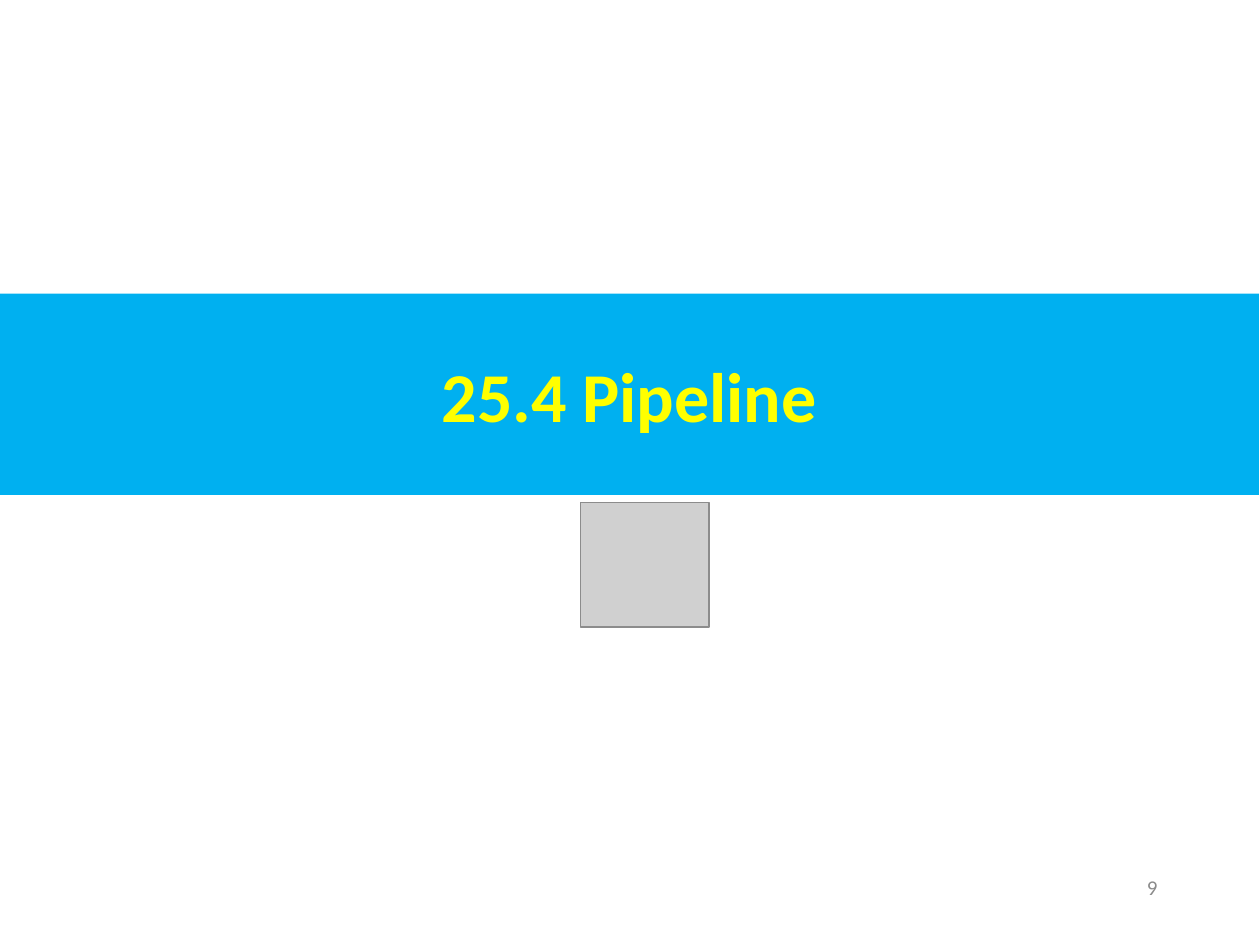
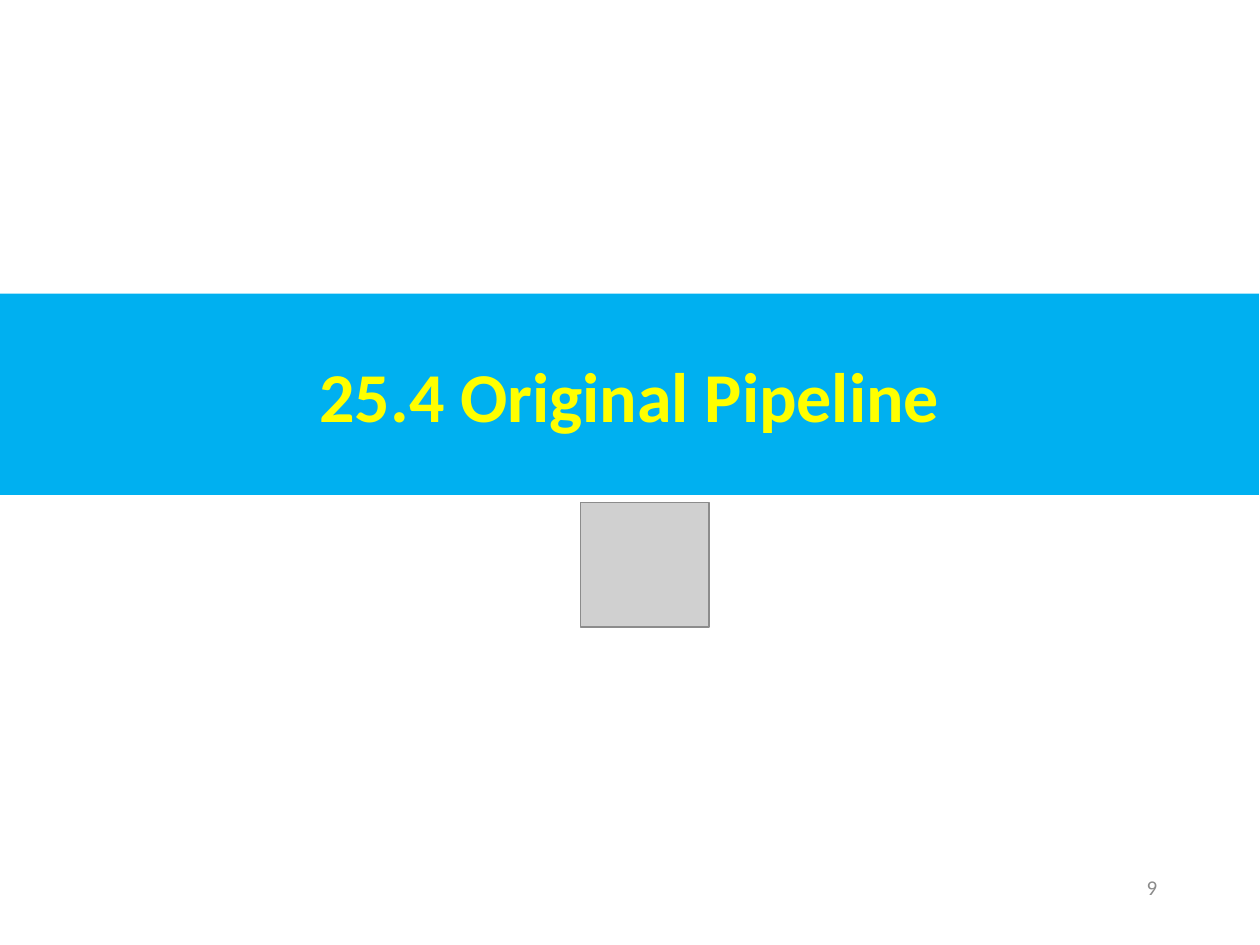
Before and after one commit to peterhchen/AIU_CS800_Chisel, a slide deck: slide 9 of 500_UCSC_HWD/025_Spade_HDL/000_Video/025.Spade_HDL.ppt. Drawn at 1260x945 pixels with LibreOffice and Linux fonts; fonts in the diff are those of the drawing; grey boxes stand for pictures. Boxes give left, top, right and bottom in pixels: in the first picture for what was removed or moved away, otherwise in the second. Text is boxed around its words. In the diff, an @@ line names an element or a change of style, - is before the commit and + after.

```diff
--- a/500_UCSC_HWD/025_Spade_HDL/000_Video/025.Spade_HDL.ppt
+++ b/500_UCSC_HWD/025_Spade_HDL/000_Video/025.Spade_HDL.ppt
@@ text in rectangle at (320, 373, 939, 434): text changed @@
-25.4 Pipeline
+25.4 Original Pipeline
```
Also in this commit, not shown: 1 other slide changed, 4 slides added.
